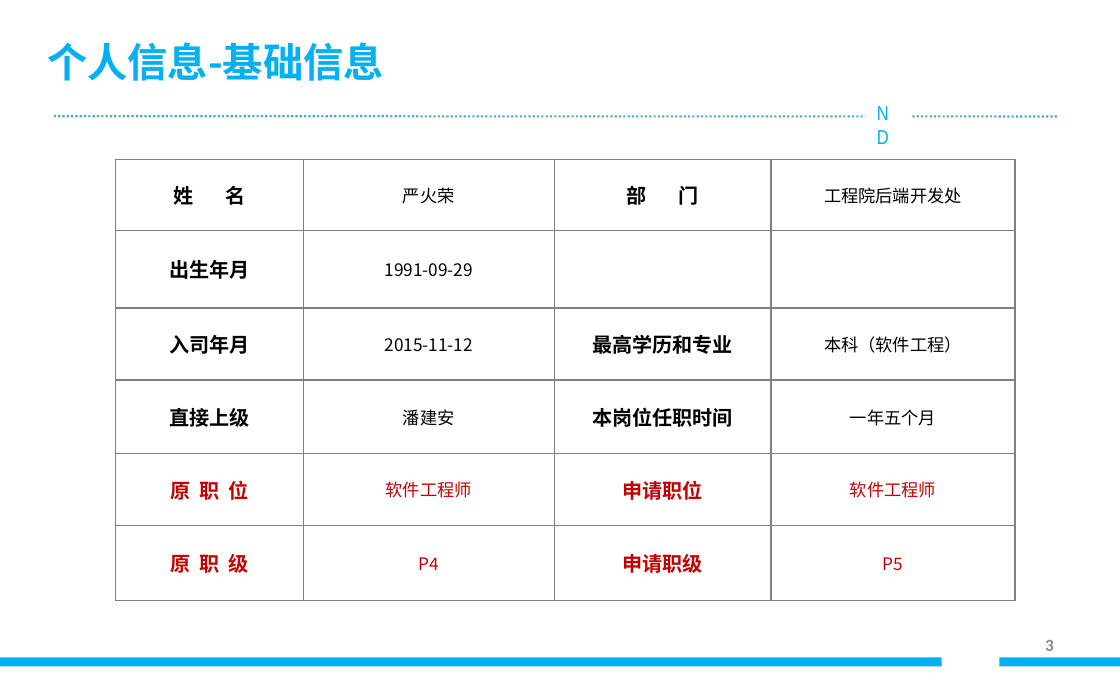
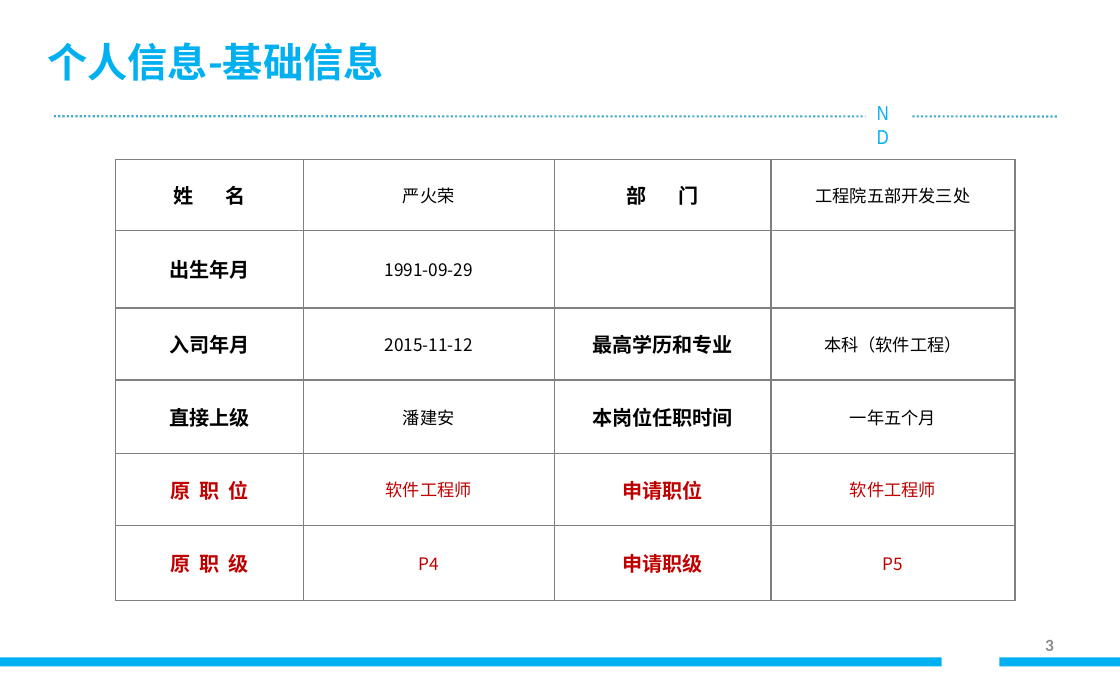
Before and after one commit to fzdxyhr/project_for_word, a slide deck: slide 3 of 员工晋升陈述材料_6级及以下(1).pptx. Drawn at 1120x692 pixels with LibreOffice and Linux fonts; fonts in the diff are those of the drawing; background and template pictures are left out. Boxes give left, top, right and bottom in pixels: in the first picture for what was removed or moved away, otherwise in the second. Text is boxed around its words. In the diff, an @@ line names an element or a change of style, - is before the commit and + after.

```diff
--- a/员工晋升陈述材料_6级及以下(1).pptx
+++ b/员工晋升陈述材料_6级及以下(1).pptx
@@ table at (x1=116, y1=159, x2=1017, y2=601) @@
-row 1, column 4: 工程院后端开发处
+row 1, column 4: 工程院五部开发三处
```
Also in this commit, not shown: 3 other slides changed, 2 slides added.
